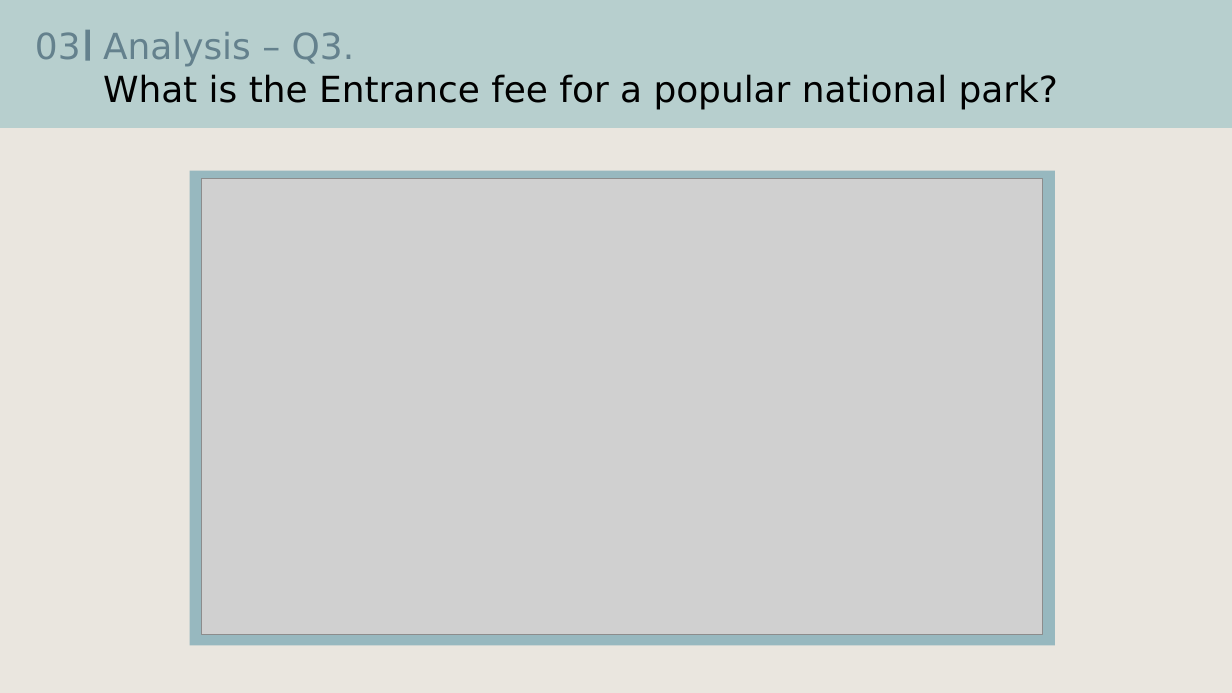
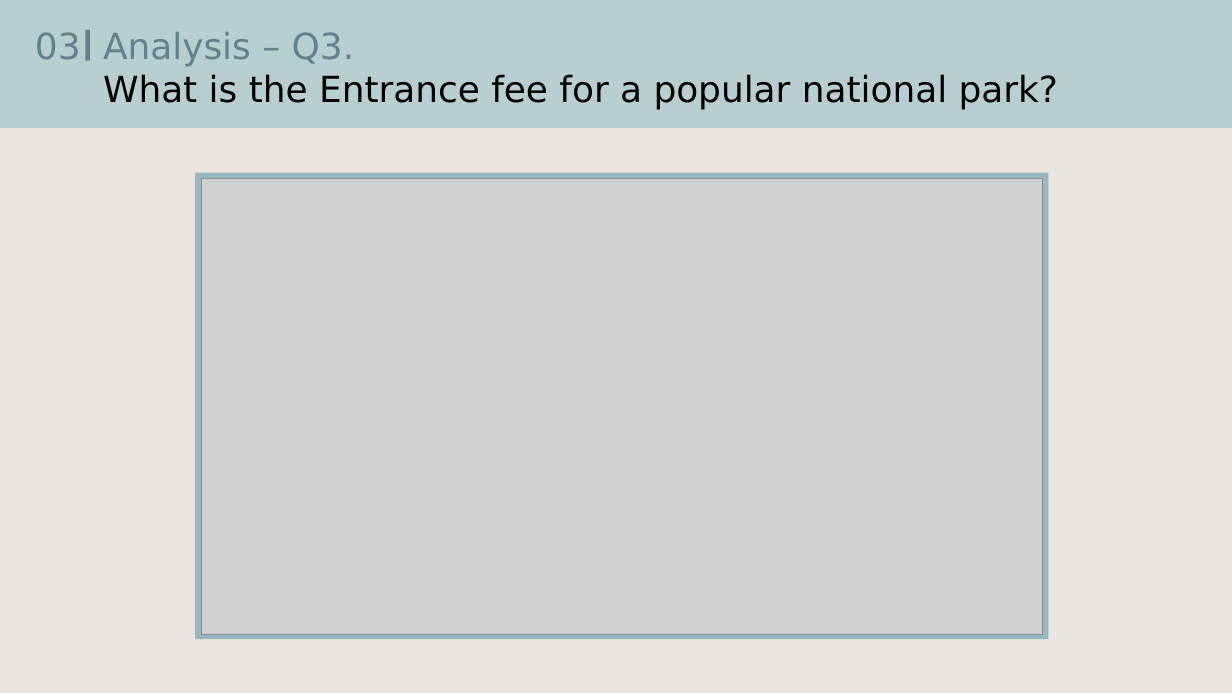
Before and after one commit to hayley01145553/WebScrapingProject, a slide deck: slide 8 of Web Scraping Project.pptx. Drawn at 1232x693 pixels with LibreOffice and Linux fonts; fonts in the diff are those of the drawing; grey boxes stand for pictures. Boxes give left, top, right and bottom in pixels: in the first picture for what was removed or moved away, otherwise in the second. Text is boxed around its words. In the diff, an @@ line names an element or a change of style, - is before the commit and + after.

```diff
--- a/Web Scraping Project.pptx
+++ b/Web Scraping Project.pptx
@@ rectangle: place and size @@
-rectangle at [189, 171, 1055, 646]
+rectangle at [195, 173, 1049, 640]
```
Also in this commit, not shown: 2 other slides changed.
